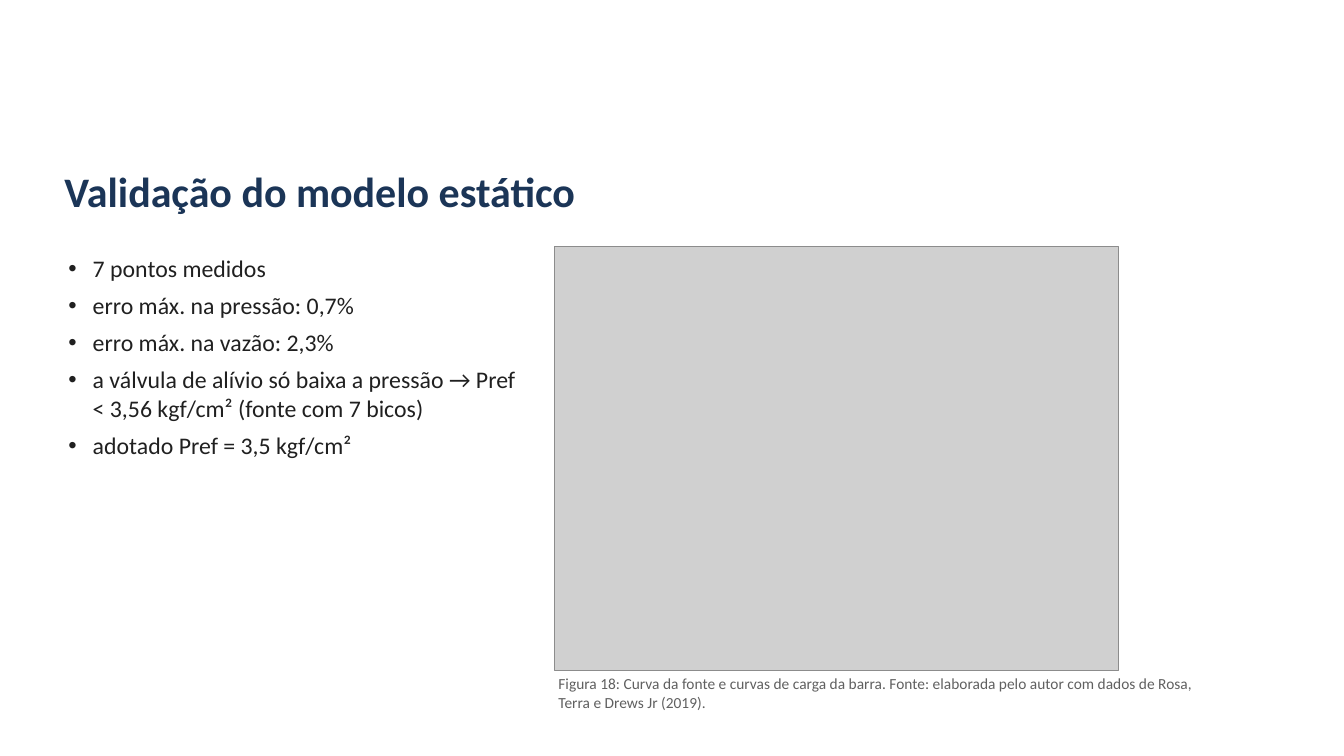
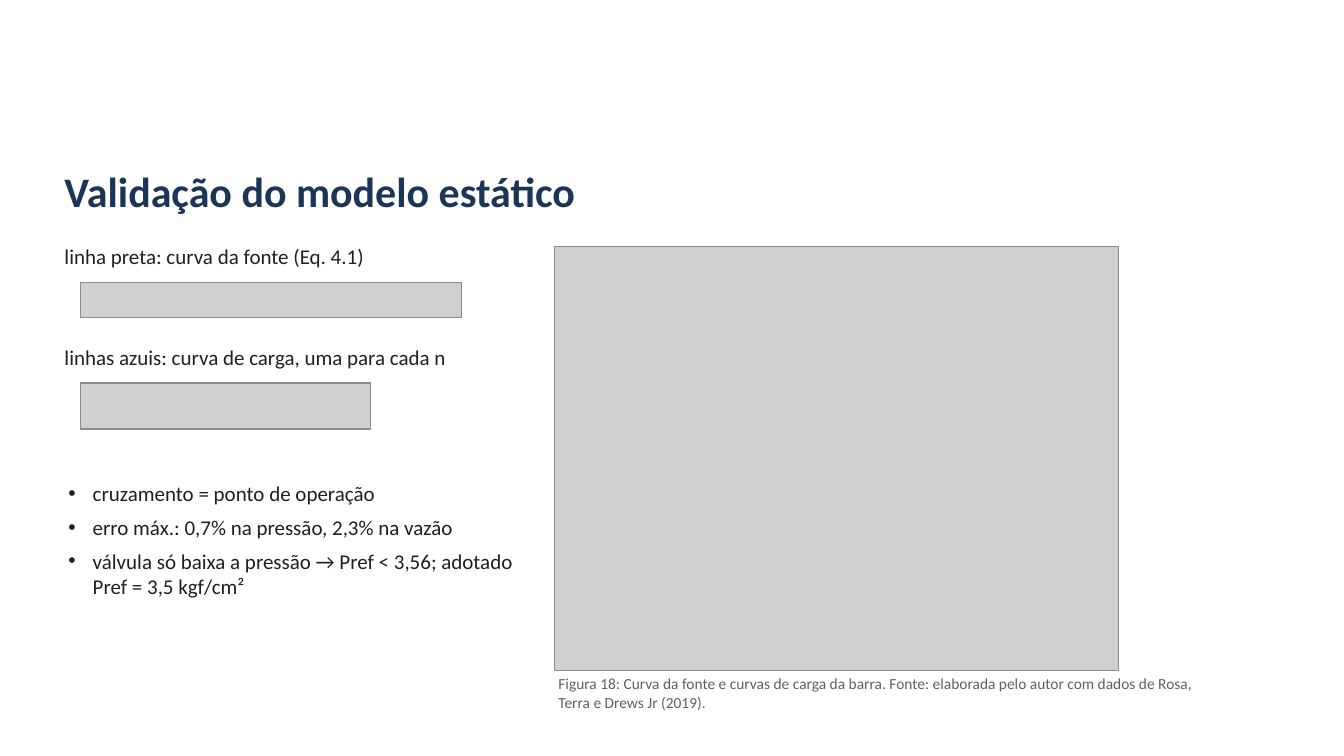
Before and after one commit to alexteroltismart/tcc, a slide deck: slide 10 of docs/Apresentacao_Banca_TCC_v25.pptx. Drawn at 1344x756 pixels with LibreOffice and Linux fonts; fonts in the diff are those of the drawing; grey boxes stand for pictures; background and template pictures are left out. Boxes give left, top, right and bottom in pixels: in the first picture for what was removed or moved away, otherwise in the second. Text is boxed around its words. In the diff, an @@ line names an element or a change of style, - is before the commit and + after.

```diff
--- a/docs/Apresentacao_Banca_TCC_v25.pptx
+++ b/docs/Apresentacao_Banca_TCC_v25.pptx
@@ text added at bbox=[64, 249, 364, 268], 15 pt, text #202020 @@
+linha preta: curva da fonte (Eq. 4.1)
@@ picture added at bbox=[81, 282, 462, 318] @@
@@ text added at bbox=[64, 350, 445, 369], 15 pt, text #202020 @@
+linhas azuis: curva de carga, uma para cada n
@@ picture added at bbox=[81, 383, 370, 430] @@
@@ text at bbox=[93, 486, 512, 598]: text changed; size 17 to 15 pt @@
-• 7 pontos medidos
-• erro máx. na pressão: 0,7%
-• erro máx. na vazão: 2,3%
-• a válvula de alívio só baixa a pressão → Pref < 3,56 kgf/cm² (fonte com 7 bicos)
-• adotado Pref = 3,5 kgf/cm²
+• cruzamento = ponto de operação
+• erro máx.: 0,7% na pressão, 2,3% na vazão
+• válvula só baixa a pressão → Pref < 3,56; adotado Pref = 3,5 kgf/cm²
```
Also in this commit, not shown: 5 other files.
